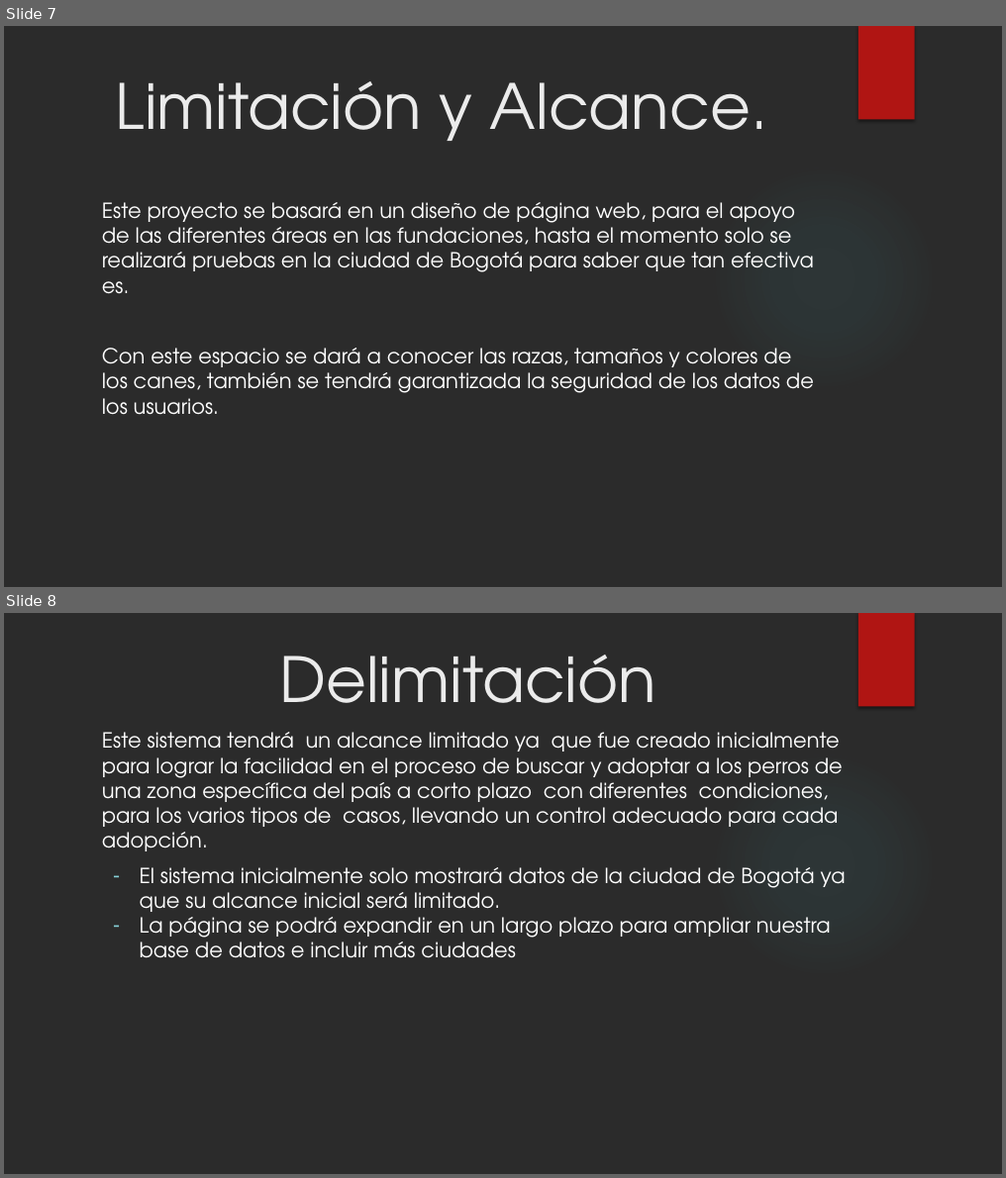
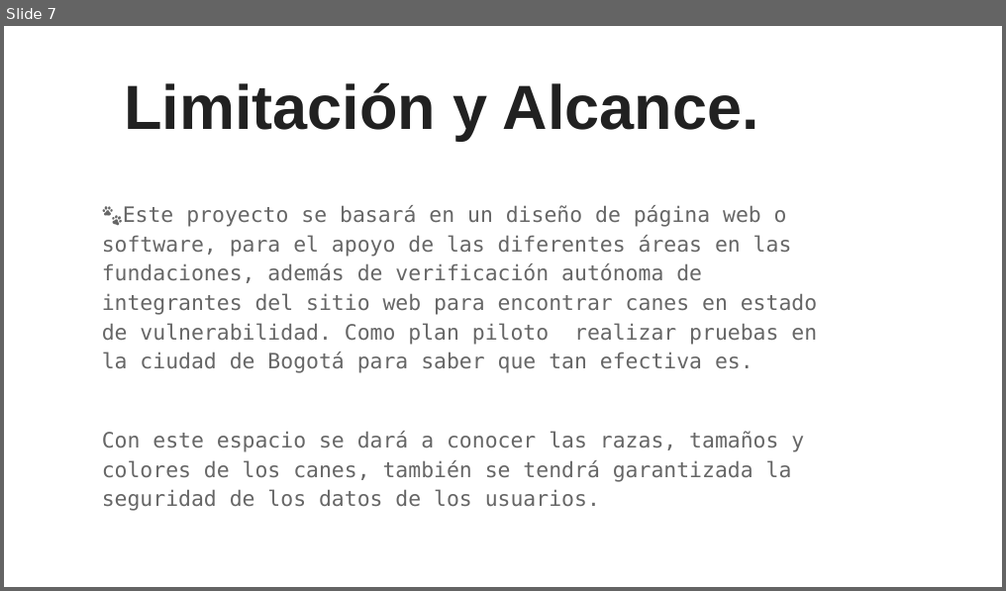
Before and after one commit to ValentinaB13/Proyecto, a slide deck: Guard Dogs Proyecto.pptx. Shown one above the other, each under a label of ours: slides 7 and 8 before the commit, slide 7 after it. The pictures are 1006x1178 and 1006x591 pixels, drawn with LibreOffice and Linux fonts; fonts in the diff are those of the drawing; background and template pictures are left out; a plain dark background stands for a picture behind light text. Boxes give left, top, right and bottom in pixels: in the first picture for what was removed or moved away, otherwise in the second. Text is boxed around its words. In the diff, an @@ line names an element or a change of style, - is before the commit and + after.

```diff
--- a/Guard Dogs Proyecto.pptx
+++ b/Guard Dogs Proyecto.pptx
@@ slide 8 removed at box(4, 613, 1002, 1174), background picture (left out); not listed: 2 template elements that a slide beside it also shows @@
@@ title removed at box(280, 655, 657, 703) @@
-Delimitación
@@ text removed at box(102, 732, 846, 959) @@
-Este sistema tendrá un alcance limitado ya que fue creado inicialmente para lograr la facilidad en el proceso de buscar y adoptar a los perros de una zona específica del país a corto plazo con diferentes condiciones, para los varios tipos de casos, llevando un control adecuado para cada adopción.
-– El sistema inicialmente solo mostrará datos de la ciudad de Bogotá ya que su alcance inicial será limitado.
-– La página se podrá expandir en un largo plazo para ampliar nuestra base de datos e incluir más ciudades
@@ slide 7 changed as well @@
@@ background picture (left out) to #FFFFFF @@
@@ rectangle removed at box(858, 26, 915, 120) @@
@@ title "Limitación y Alcance." at box(124, 82, 759, 140): font TeX Gyre Adventor to Arial, text colour #EBEBEB to #212121, bold on @@
@@ ellipse removed at box(709, 163, 939, 393) @@
@@ text at box(102, 205, 817, 373): text changed; size 20 to 20.4 pt; font TeX Gyre Adventor to DejaVu Sans Mono; text colour #FFFFFF to #666666 @@
-Este proyecto se basará en un diseño de página web, para el apoyo de las diferentes áreas en las fundaciones, hasta el momento solo se realizará pruebas en la ciudad de Bogotá para saber que tan efectiva es.
+🐾Este proyecto se basará en un diseño de página web o software, para el apoyo de las diferentes áreas en las fundaciones, además de verificación autónoma de integrantes del sitio web para encontrar canes en estado de vulnerabilidad. Como plan piloto realizar pruebas en la ciudad de Bogotá para saber que tan efectiva es.
@@ text at box(102, 431, 804, 511): size 20 to 20.4 pt, font TeX Gyre Adventor to DejaVu Sans Mono, text colour #FFFFFF to #666666 in "Con este espacio se dará a conocer ..."; line spacing 1 to 1.15 @@
```
Also in this commit, not shown: 17 other slides changed, 13 slides added, 6 other slides removed.
